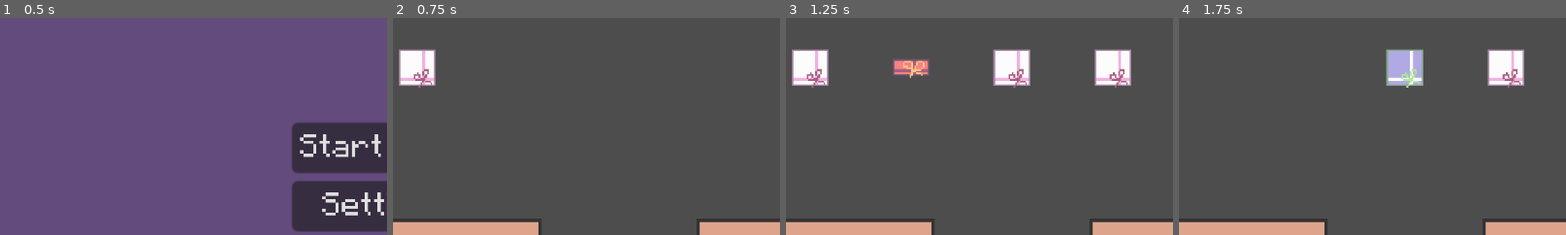
Above: before the commit, frames 1-4 (left to right).
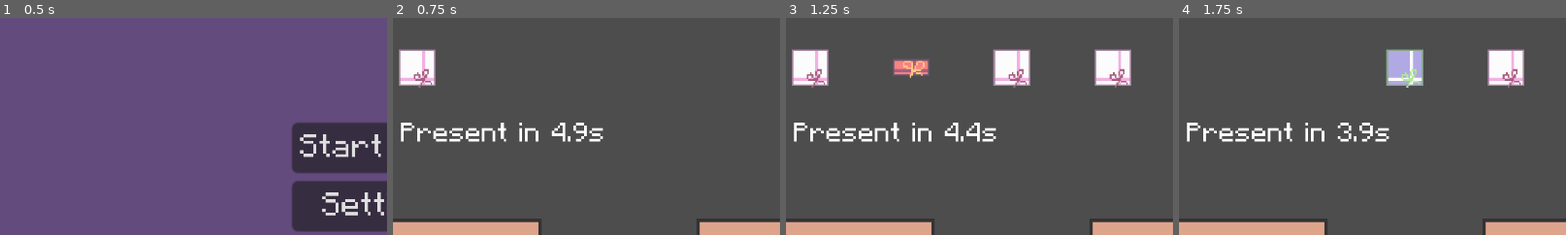
Above: after the commit, the same moments.

Repository: SuperDuperOrganisationsname/DevsThatJam9
Game: Godot game, scene res://scenes/menus/main_menu.tscn
Two runs of this game, one before a commit and one after it. Both use one fixed random seed, a clock stepped at 60 frames per second and the inputs below.
Inputs (mouse positions are % of the whole screen's width and height, from its top left):
- Up to frame 1 (0.5 s): no input
- Up to frame 2 (0.75 s): click "Start Game" at 0.5 s
- Up to frame 3 (1.25 s): no input
- Up to frame 4 (1.75 s): move the mouse to (72, 45) at 1.27 s; press the mouse at (72, 45) at 1.28 s
The pictures show only the part of the screen within x 0-50%, y 0-50%; the shares and areas given below are measured in that part.

Frame 1 is identical in both runs. In frame 2, 1.7% of the frame differs, in the area x 2-55%, y 48-58%; in frame 3, 1.7%; in frame 4, 1.7%.

Commit message:
defeat screen + gift timer

Diff:
--- a/scenes/main.tscn
+++ b/scenes/main.tscn
@@ -6,6 +6,7 @@
 [ext_resource type="Theme" uid="uid://8khgiwggp4ed" path="res://assets/basic_theme.tres" id="3_5xp6s"]
 [ext_resource type="PackedScene" uid="uid://cwphbbl83kjlq" path="res://scenes/shipping_box.tscn" id="5_cikjy"]
 [ext_resource type="PackedScene" uid="uid://cmifk04jd7edn" path="res://scenes/menus/pause_menu.tscn" id="6_nhbk8"]
+[ext_resource type="PackedScene" uid="uid://b6mewhejl0yka" path="res://scenes/menus/menu_button.tscn" id="7_a8slu"]
 
 [node name="Main" type="Node2D"]
 script = ExtResource("1_2ur0b")
@@ -122,10 +123,20 @@
 
 [node name="Score" type="Label" parent="Control"]
 layout_mode = 0
-offset_left = 275.0
+offset_left = 250.0
 offset_top = -165.0
-offset_right = 315.0
+offset_right = 290.0
 offset_bottom = -142.0
+theme = ExtResource("3_5xp6s")
+text = "0"
+horizontal_alignment = 2
+
+[node name="GiftTimer" type="Label" parent="Control"]
+layout_mode = 0
+offset_left = -261.0
+offset_top = -69.0
+offset_right = -221.0
+offset_bottom = -46.0
 theme = ExtResource("3_5xp6s")
 text = "0"
 horizontal_alignment = 2
@@ -141,6 +152,61 @@
 
 [node name="PauseMenu" parent="." instance=ExtResource("6_nhbk8")]
 visible = false
+
+[node name="DefeatScreen" type="Control" parent="."]
+process_mode = 3
+layout_mode = 3
+anchors_preset = 0
+offset_left = -100.0
+offset_top = -250.0
+offset_right = -60.0
+offset_bottom = -210.0
+
+[node name="BackgroundShadow" type="ColorRect" parent="DefeatScreen"]
+layout_mode = 1
+anchors_preset = 15
+anchor_right = 1.0
+anchor_bottom = 1.0
+offset_right = 160.0
+offset_bottom = 460.0
+grow_horizontal = 2
+grow_vertical = 2
+size_flags_horizontal = 4
+size_flags_vertical = 4
+color = Color(0.160784, 0.156863, 0.156863, 1)
+
+[node name="VBoxContainer" type="VBoxContainer" parent="DefeatScreen/BackgroundShadow"]
+layout_mode = 1
+anchors_preset = 15
+anchor_right = 1.0
+anchor_bottom = 1.0
+grow_horizontal = 2
+grow_vertical = 2
+alignment = 1
+
+[node name="DefeatLabel" type="Label" parent="DefeatScreen/BackgroundShadow/VBoxContainer"]
+layout_mode = 2
+theme = ExtResource("3_5xp6s")
+theme_type_variation = &"HeaderLarge"
+text = "Defeat
+"
+horizontal_alignment = 1
+vertical_alignment = 1
+
+[node name="ScoreLabel" type="Label" parent="DefeatScreen/BackgroundShadow/VBoxContainer"]
+layout_mode = 2
+theme = ExtResource("3_5xp6s")
+theme_type_variation = &"HeaderLarge"
+text = "Score: 0
+
+"
+horizontal_alignment = 1
+vertical_alignment = 1
+
+[node name="QuitButton" parent="DefeatScreen/BackgroundShadow/VBoxContainer" instance=ExtResource("7_a8slu")]
+layout_mode = 2
+text = "Quit"
+scene_to_transition = 1
 
 [connection signal="timeout" from="Timer/NewGiftTimer" to="." method="_on_new_gift_timer_timeout"]
 [connection signal="timeout" from="Timer/Button1CD" to="." method="_on_button_1cd_timeout"]
--- a/scripts/gameplay.gd
+++ b/scripts/gameplay.gd
@@ -59,6 +59,9 @@
 		var gift = _spawn_gift(_draw_gift())
 		pending_gifts.append(gift)
 	_update_positions()
+
+	get_tree().paused = false
+	$DefeatScreen.visible = false
 
 func _int_to_x_pos(i: int) -> int:
 	return -246 + 36 * (14 - i)
@@ -90,7 +93,9 @@
 		defeat()
 
 func defeat():
-	pass
+	$DefeatScreen/BackgroundShadow/VBoxContainer/ScoreLabel.text = "Score: " + str(total_score) + "\n\n"
+	get_tree().paused = true
+	$DefeatScreen.visible = true
 
 var update_frame_timer: int = 10
 
@@ -105,7 +110,8 @@
 		if gift and not gift.draggable:
 			gift.position.y = -100
 
-	$Control/Score.text = str(total_score)
+	$Control/Score.text = "Score: " + str(total_score)
+	$Control/GiftTimer.text = "New Present in %.1fs" % ($Timer/NewGiftTimer.time_left)
 
 	if $Timer/Button1CD.time_left > 0.0:
 		$Control/Color1Sendoff.text = "%.1fs" % ($Timer/Button1CD.time_left)
--- a/scripts/gift.gd
+++ b/scripts/gift.gd
@@ -45,6 +45,9 @@
 
 # Called every frame. 'delta' is the elapsed time since the previous frame.
 func _process(delta: float) -> void:
+	if is_dropped:
+		z_index = -1
+
 	if draggable and not is_dropped:
 		_drag()
 
@@ -68,6 +71,7 @@
 		if Globals.current_grid:
 			Globals.current_grid.gift_inside = false
 		var tween = get_tree().create_tween()
+		z_index = 0
 		if can_be_dropped:
 			tween.tween_property(self, "position", Globals.current_grid.gift_global_position as Vector2, 0.2).set_ease(Tween.EASE_OUT)
 			Globals.current_grid.place_rect(Rect2i(Globals.current_grid.gift_position, size))
Not shown: 1 places in scenes/main.tscn that only renumber resources
